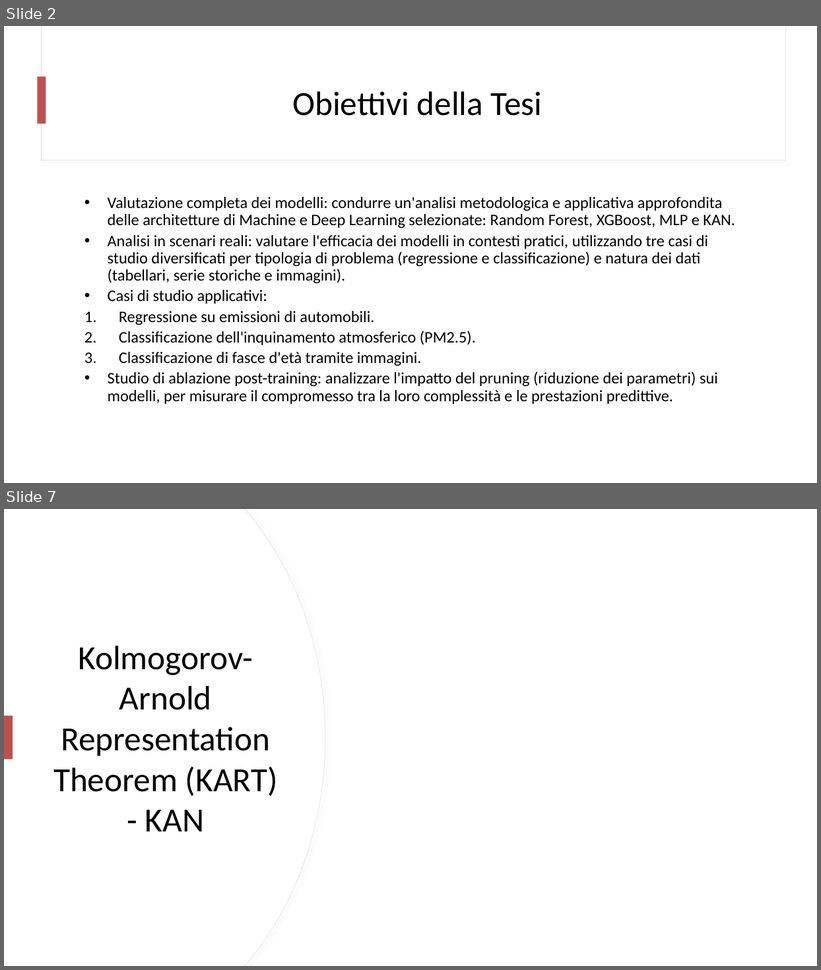
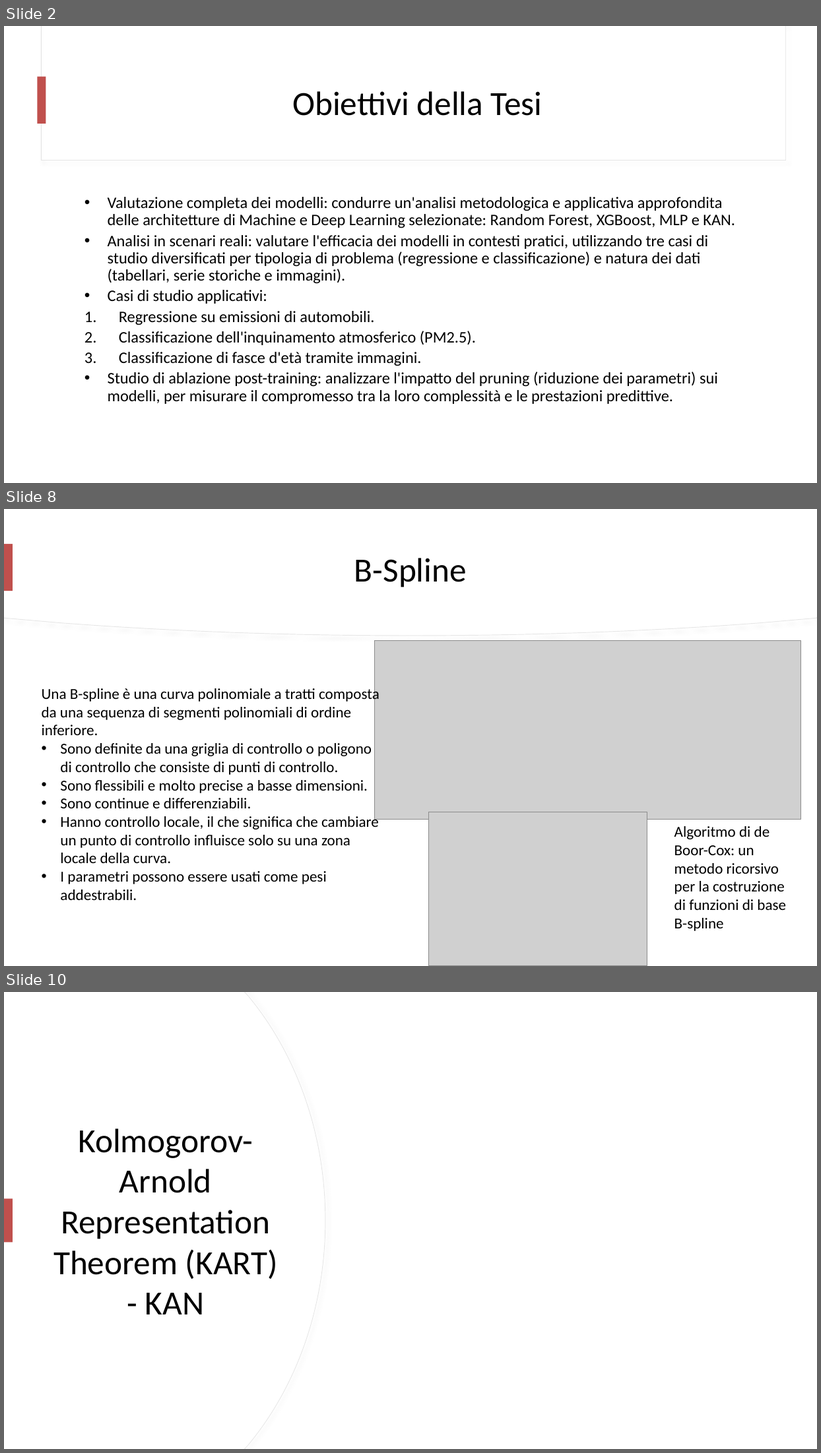
Before and after one commit to mtomas03/Thesis_Paper, a slide deck: Presentation.pptx. Shown one above the other, each under a label of ours: slides 2 and 7 before the commit, slides 2, 8 and 10 after it; the slides between them are not shown. The pictures are 821x970 and 821x1453 pixels, drawn with LibreOffice and Linux fonts; fonts in the diff are those of the drawing; grey boxes stand for pictures. Boxes give left, top, right and bottom in pixels: in the first picture for what was removed or moved away, otherwise in the second. Text is boxed around its words. In the diff, an @@ line names an element or a change of style, - is before the commit and + after.

```diff
--- a/Presentation.pptx
+++ b/Presentation.pptx
@@ slide 8 added at (4,509,817,966), background #FFFFFF @@
@@ freeform shape added at (4,509,817,636), fill #FFFFFF, outline #E6E6E6 0.75 pt @@
@@ freeform shape added at (4,509,817,635), fill #FFFFFF @@
@@ rectangle added at (4,544,13,591), fill #C0504D @@
@@ title added at (354,558,467,588), 40 pt, text #000000 @@
+B-Spline
@@ picture added at (375,641,801,819) @@
@@ text added at (42,687,380,900), 18 pt, text #000000 @@
+Una B-spline è una curva polinomiale a tratti composta da una sequenza di segmenti polinomiali di ordine inferiore.
+• Sono definite da una griglia di controllo o poligono di controllo che consiste di punti di controllo.
+• Sono flessibili e molto precise a basse dimensioni.
+• Sono continue e differenziabili.
+• Hanno controllo locale, il che significa che cambiare un punto di controllo influisce solo su una zona locale della curva.
+• I parametri possono essere usati come pesi addestrabili.
@@ picture added at (428,812,647,966) @@
@@ text added at (675,826,786,931), 18 pt, text #000000 @@
+Algoritmo di de Boor-Cox: un metodo ricorsivo per la costruzione di funzioni di base B-spline
@@ what was slide 7 is now slide 10 @@
```
Also in this commit, not shown: 1 slide changed, 7 other slides added, 3 slides removed.
